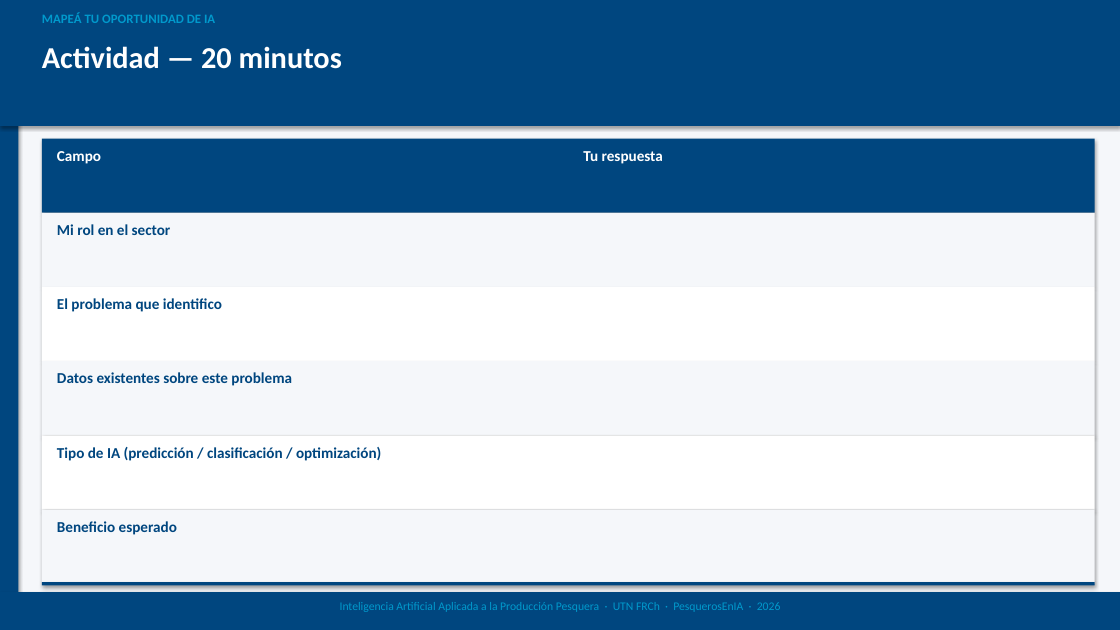
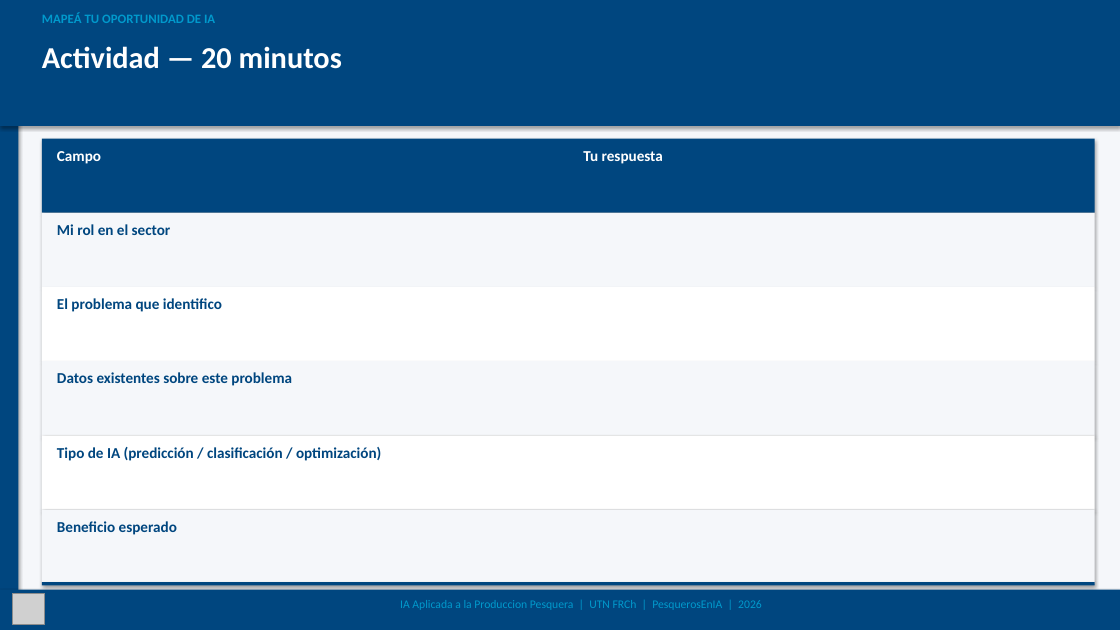
Before and after one commit to PesquerosEnIA/curso-ia-produccion-pesquera, a slide deck: slide 20 of clase_01_estrategia_transformacion/slides/slides_clase01.pptx. Drawn at 1120x630 pixels with LibreOffice and Linux fonts; fonts in the diff are those of the drawing; grey boxes stand for pictures. Boxes give left, top, right and bottom in pixels: in the first picture for what was removed or moved away, otherwise in the second. Text is boxed around its words. In the diff, an @@ line names an element or a change of style, - is before the commit and + after.

```diff
--- a/clase_01_estrategia_transformacion/slides/slides_clase01.pptx
+++ b/clase_01_estrategia_transformacion/slides/slides_clase01.pptx
@@ picture added at (x1=13, y1=593, x2=45, y2=625) @@
@@ text at (x1=400, y1=600, x2=762, y2=610): text changed @@
-Inteligencia Artificial Aplicada a la Producción Pesquera · UTN FRCh · PesquerosEnIA · 2026
+IA Aplicada a la Produccion Pesquera | UTN FRCh | PesquerosEnIA | 2026
```
Also in this commit, not shown: 21 other slides changed, 8 other files.
